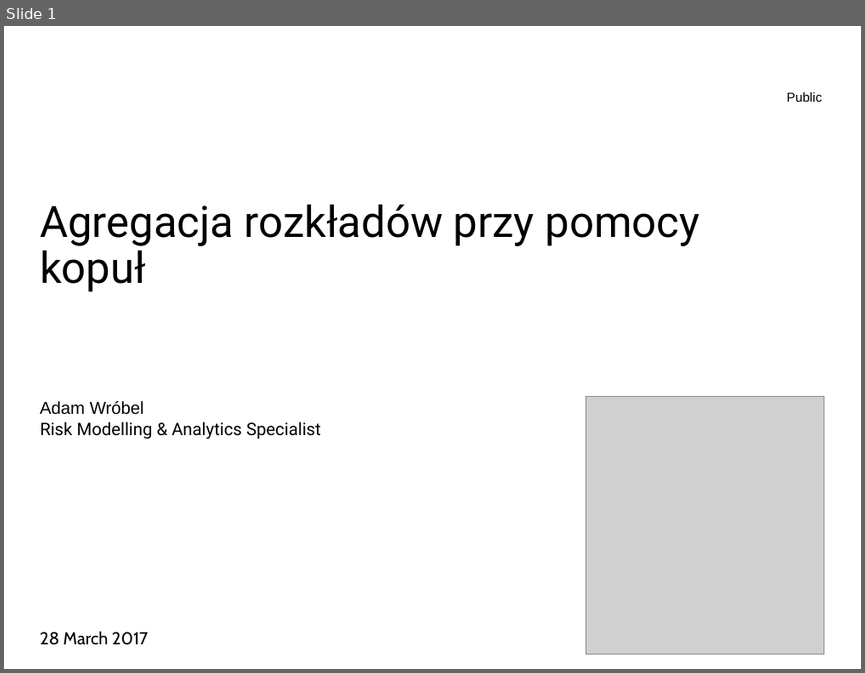
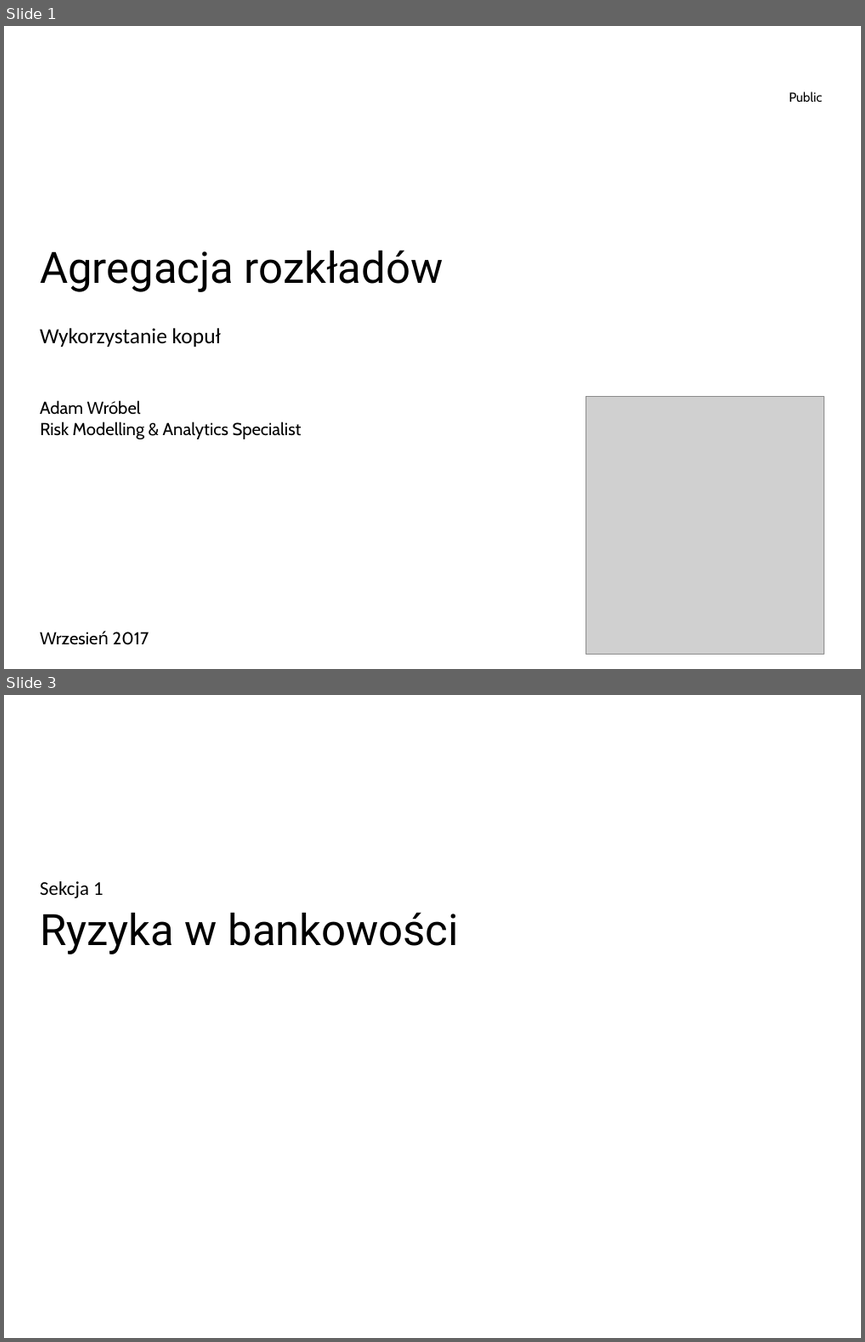
Before and after one commit to AdamWrobel/R_users_meetups, a slide deck: Why_R_2017/Agregacja_ryzyka_kopule_UBS.pptx. Shown one above the other, each under a label of ours: slide 1 before the commit, slides 1 and 3 after it; the slides between them are not shown. The pictures are 865x673 and 865x1342 pixels, drawn with LibreOffice and Linux fonts; fonts in the diff are those of the drawing; grey boxes stand for pictures; background and template pictures are left out. Boxes give left, top, right and bottom in pixels: in the first picture for what was removed or moved away, otherwise in the second. Text is boxed around its words. In the diff, an @@ line names an element or a change of style, - is before the commit and + after.

```diff
--- a/Why_R_2017/Agregacja_ryzyka_kopule_UBS.pptx
+++ b/Why_R_2017/Agregacja_ryzyka_kopule_UBS.pptx
@@ slide 3 added at (x1=4, y1=695, x2=861, y2=1338), background #FFFFFF @@
@@ title added at (x1=40, y1=881, x2=103, y2=898), 18 pt, text #000000 @@
+Sekcja 1
@@ subtitle added at (x1=40, y1=912, x2=459, y2=954), 40 pt, text #000000 @@
+Ryzyka w bankowości
@@ slide 1 changed as well @@
@@ text "Public" at (x1=789, y1=91, x2=822, y2=102): font Arial to Cabin @@
@@ title at (x1=40, y1=250, x2=443, y2=292): text changed @@
-Agregacja rozkładów przy pomocy kopuł
+Agregacja rozkładów
@@ text added at (x1=40, y1=328, x2=221, y2=346), 20 pt, text #000000 @@
+Wykorzystanie kopuł
@@ subtitle "Adam Wróbel" at (x1=40, y1=400, x2=141, y2=414): font Arial to Cabin @@
@@ text "Risk Modelling & Analytics Specialist" at (x1=40, y1=421, x2=302, y2=439): font Roboto to Cabin; more space between paragraphs @@
@@ text at (x1=40, y1=630, x2=149, y2=645): text changed @@
-28 March 2017
+Wrzesień 2017
```
Also in this commit, not shown: 12 other slides changed, 8 other slides added, 3 slides removed.
